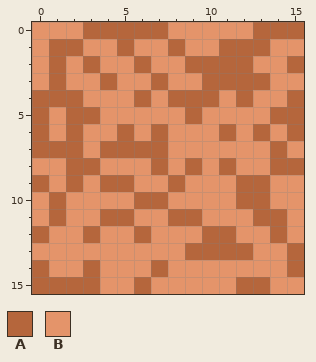
Pixel-art sprite -- src/sprites/sand.png. Above is the file before it was changed.
The file is 16x16 pixels.
Palette (. is transparent): A #b5663c  B #e4946a
Pixels before, first column x 0:
 0 BBBAAAAABBBBBAAA
 1 BAABBABBABBAAABB
 2 BABABBABBAAAABBA
 3 BABBABBABBAAAABB
 4 AAABBBABAAABABBA
 5 ABAABBBBBABBBBAA
 6 ABABBABABBBABABA
 7 AAABAAAABBBBBBAB
 8 BBAABBBABABABBAA
 9 ABABAABBABBBAABB
10 BABBBBAABBBBAABB
11 BABBAABBAABBBAAB
12 ABBABBABBBAABBAB
13 BBBBBBBBBAAAABBA
14 ABBABBBABBBBBBBA
15 AAAABBABBBBBAABB
The result:
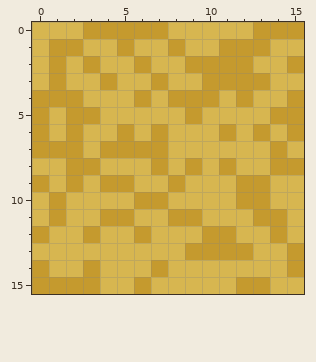
Edits made:
Colour A changes from #b5663c to #c59a2e.
Colour B changes from #e4946a to #d7b650.
